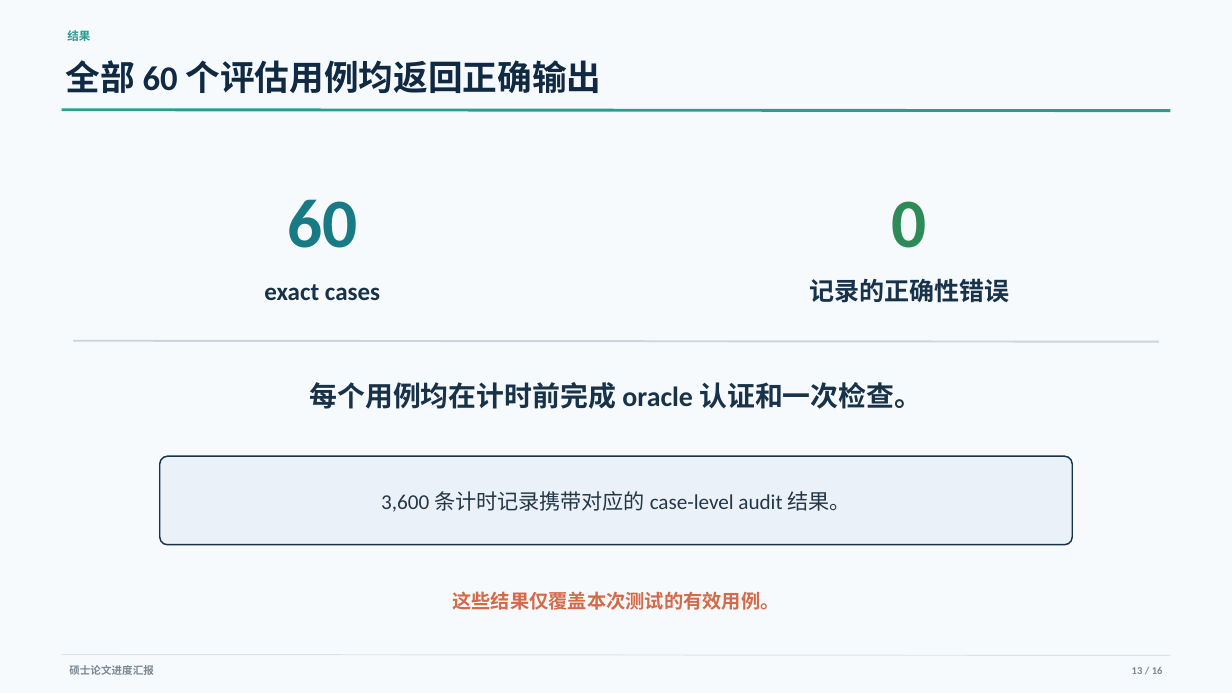
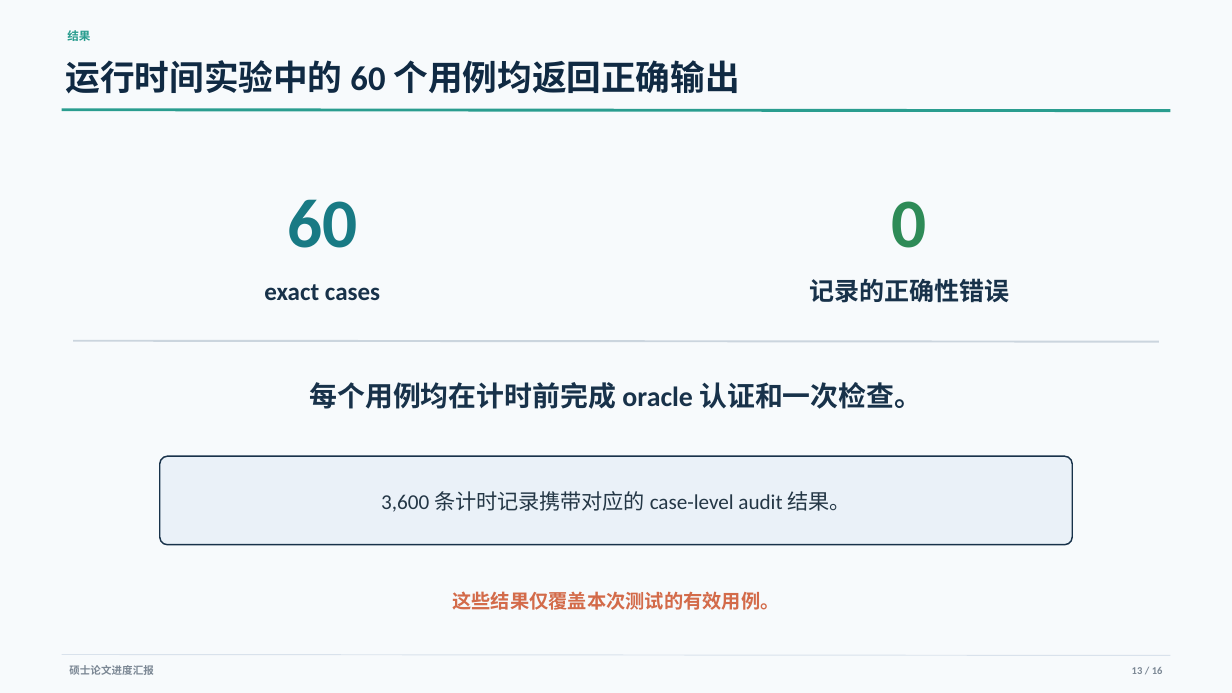
Before and after one commit to YixueWang983/jordan-sorting, a slide deck: slide 13 of presentations/progress_report/Jordan_Sorting_Progress_Report_ZH.pptx. Drawn at 1232x693 pixels with LibreOffice and Linux fonts; fonts in the diff are those of the drawing. Boxes give left, top, right and bottom in pixels: in the first picture for what was removed or moved away, otherwise in the second. Text is boxed around its words. In the diff, an @@ line names an element or a change of style, - is before the commit and + after.

```diff
--- a/presentations/progress_report/Jordan_Sorting_Progress_Report_ZH.pptx
+++ b/presentations/progress_report/Jordan_Sorting_Progress_Report_ZH.pptx
@@ text at [65,60,740,94]: text changed @@
-全部 60 个评估用例均返回正确输出
+运行时间实验中的 60 个用例均返回正确输出
```
Also in this commit, not shown: 4 other slides changed, 5 other files.
